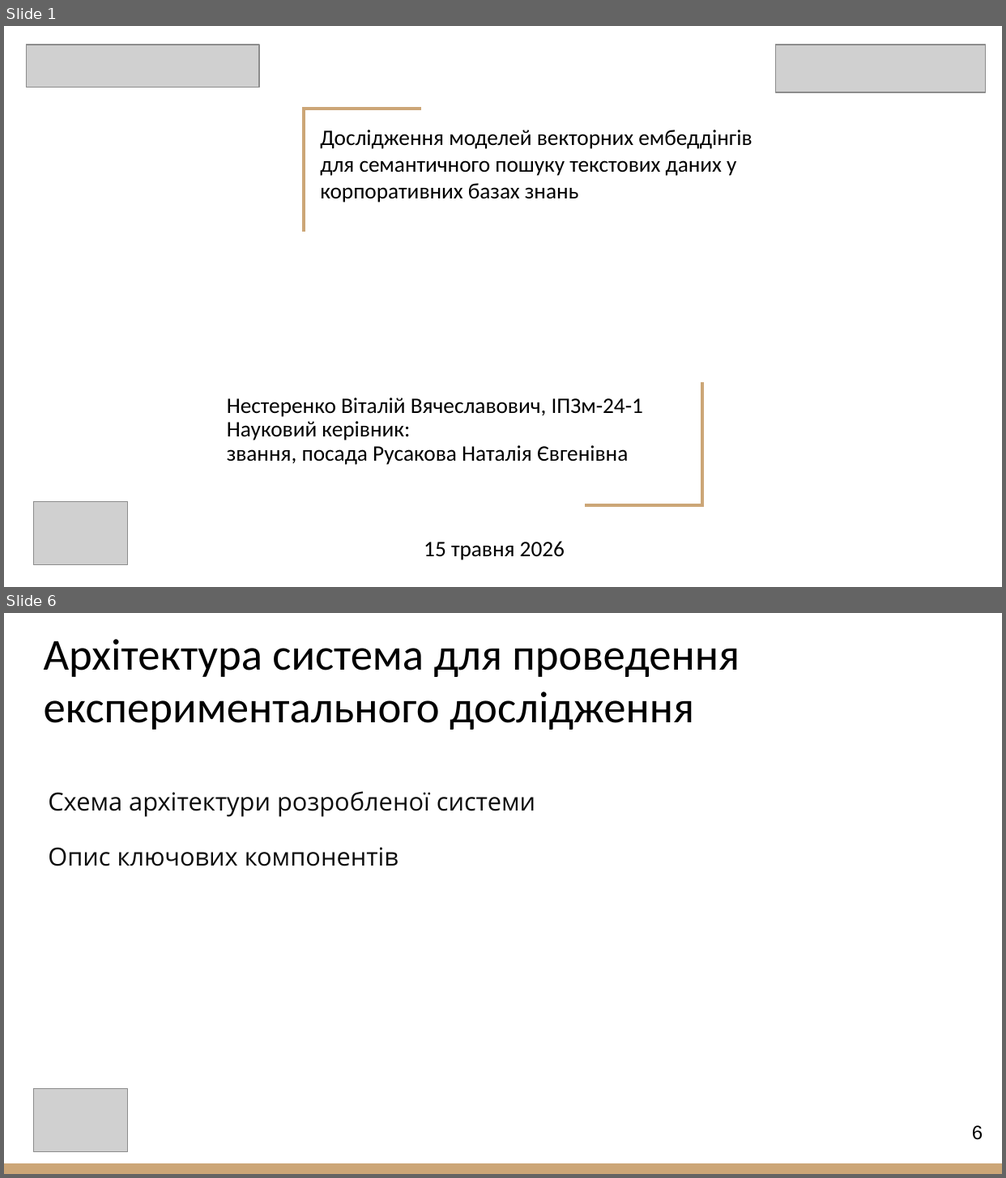
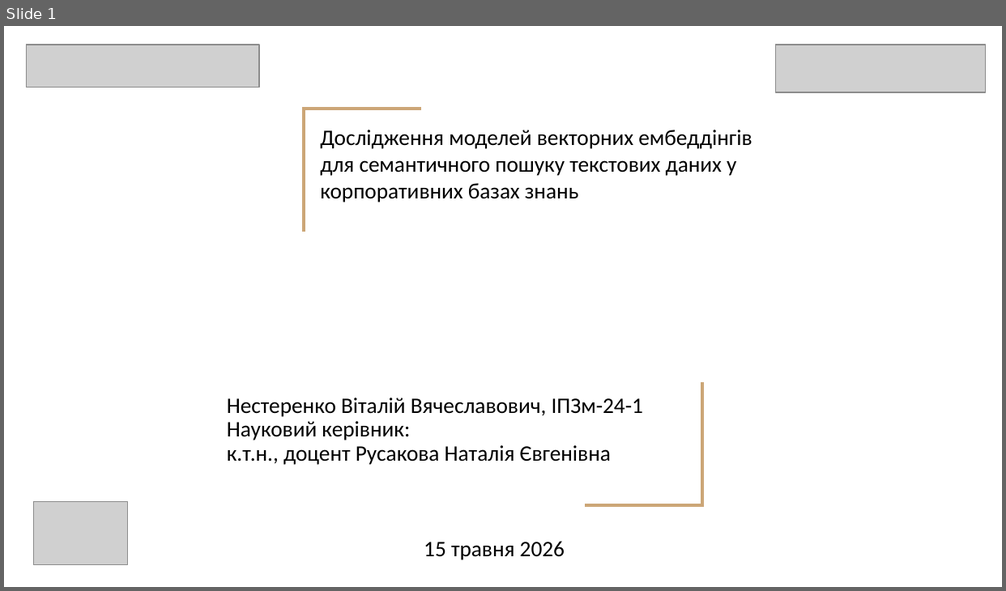
Before and after one commit to vitaliinnest/kb-semantic-search-benchmark, a slide deck: Nesterenko_Presentation.pptx. Shown one above the other, each under a label of ours: slides 1 and 6 before the commit, slide 1 after it; the slides between them are not shown. The pictures are 1006x1178 and 1006x591 pixels, drawn with LibreOffice and Linux fonts; fonts in the diff are those of the drawing; grey boxes stand for pictures. Boxes give left, top, right and bottom in pixels: in the first picture for what was removed or moved away, otherwise in the second. Text is boxed around its words. In the diff, an @@ line names an element or a change of style, - is before the commit and + after.

```diff
--- a/Nesterenko_Presentation.pptx
+++ b/Nesterenko_Presentation.pptx
@@ slide 6 removed at [4,613,1002,1174], background #FFFFFF @@
@@ title removed at [44,639,739,730] @@
-Архітектура система для проведення експериментального дослідження
@@ text removed at [48,791,535,867] @@
-Схема архітектури розробленої системи
-Опис ключових компонентів
@@ picture removed at [33,1089,127,1153] @@
@@ page number removed at [972,1126,982,1140] @@
-6
@@ rectangle removed at [4,1164,1002,1174] @@
@@ slide 1 changed as well @@
@@ subtitle at [227,446,611,465]: text changed @@
-звання, посада Русакова Наталія Євгенівна
+к.т.н., доцент Русакова Наталія Євгенівна
```
Also in this commit, not shown: 2 other slides changed, 9 slides added, 8 other slides removed, 1 other file.
